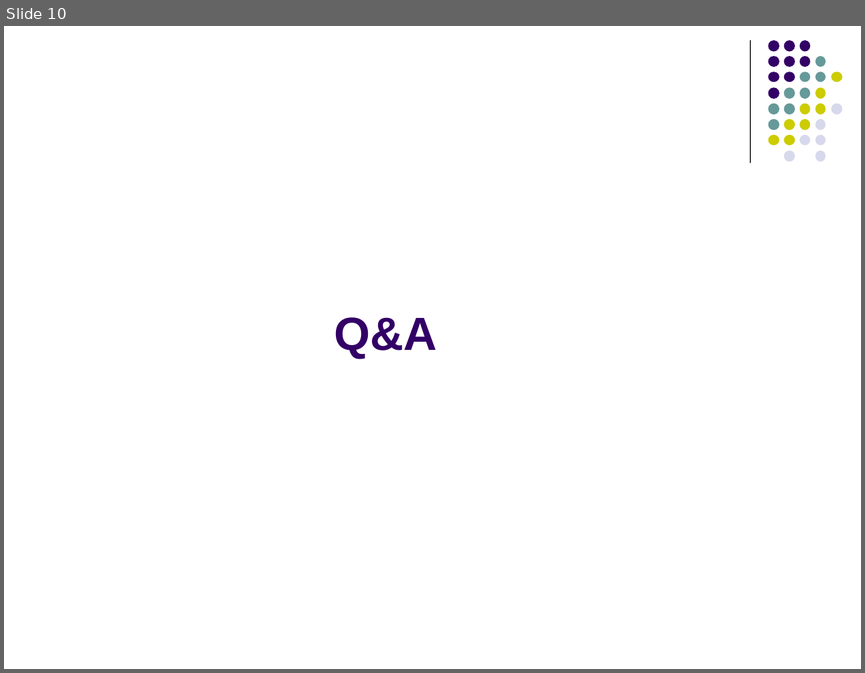
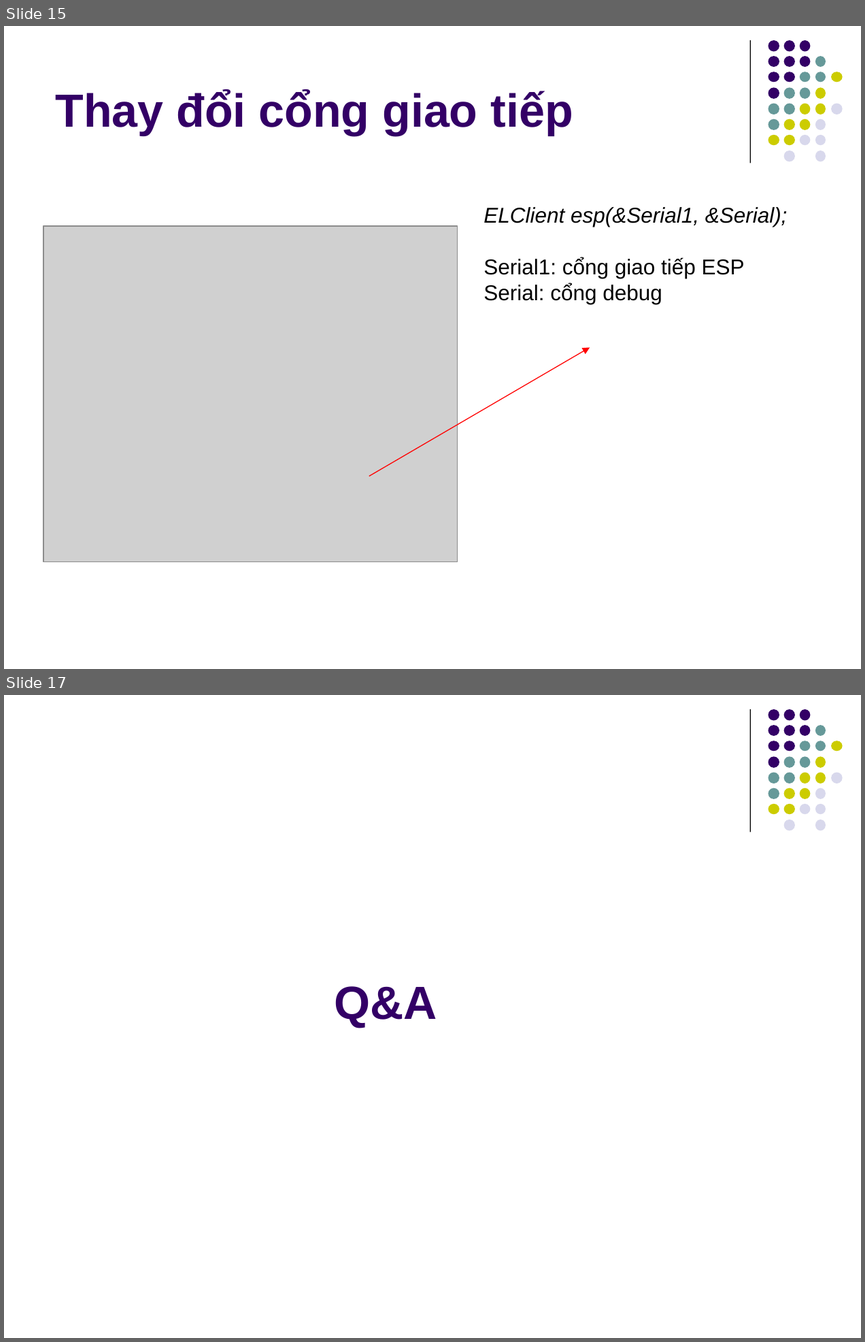
Before and after one commit to kmtekvn/hi-tech, a slide deck: 01.slides/Buoi 2 - ESP8266 Basic/02 - Giao tiếp ESP8266.ppt. Shown one above the other, each under a label of ours: slide 10 before the commit, slides 15 and 17 after it; the slides between them are not shown. The pictures are 865x673 and 865x1342 pixels, drawn with LibreOffice and Linux fonts; fonts in the diff are those of the drawing; grey boxes stand for pictures. Boxes give left, top, right and bottom in pixels: in the first picture for what was removed or moved away, otherwise in the second. Text is boxed around its words. In the diff, an @@ line names an element or a change of style, - is before the commit and + after.

```diff
--- a/01.slides/Buoi 2 - ESP8266 Basic/02 - Giao tiếp ESP8266.ppt
+++ b/01.slides/Buoi 2 - ESP8266 Basic/02 - Giao tiếp ESP8266.ppt
@@ slide 15 added at (4,26,861,669), background #FFFFFF; not listed: 32 template elements that a slide beside it also shows @@
@@ title added at (56,89,573,135), 39 pt, text #330066, bold @@
+Thay đổi cổng giao tiếp
@@ text added at (483,207,787,304), 18 pt, text #000000 @@
+ELClient esp(&Serial1, &Serial);
+Serial1: cổng giao tiếp ESP
+Serial: cổng debug
@@ picture added at (43,226,458,562) @@
@@ arrow added from (369, 476) to (589, 347), #FF0000 0.74 pt @@
@@ what was slide 10 is now slide 17 @@
```
Also in this commit, not shown: 2 slides changed, 12 other slides added, 6 slides removed, 3 other files.
